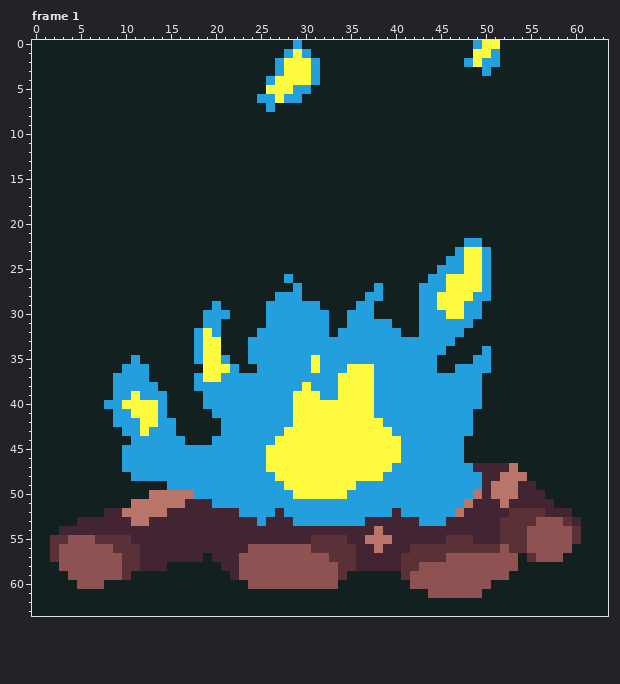
Pixel-art file: Nature/FireAnimation.aseprite. The picture above is the old version.
64x64 pixels, 7 frames. Shown: frame 1. The commit also changed other frames, which this record leaves out.
Once edited:
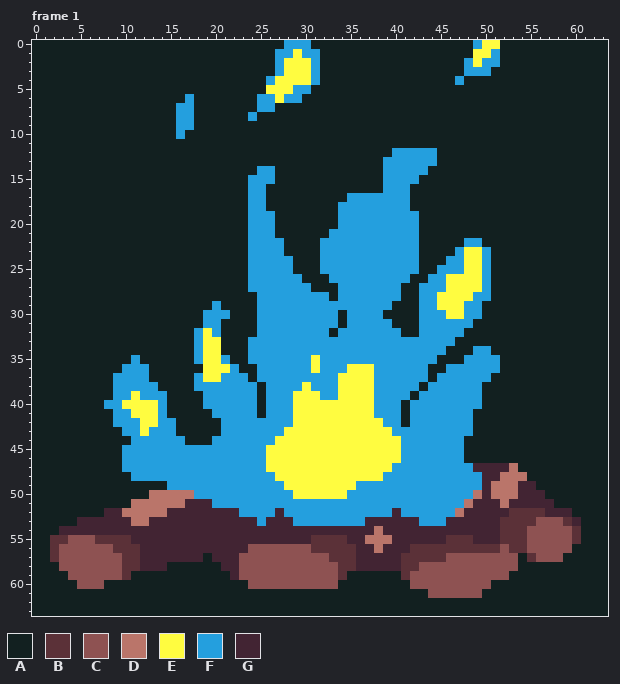
Palette (. is transparent): A #122020  B #5b3138  C #8e5252  D #ba756a  E #fffc40  F #249fde  G #422433
What changed:
Changed rows in their new state; - is an unchanged pixel.
Frame 1, layer "Layer 5":
first column x 16:
 0 ------------F-F---------------------
 1 -----------F---F--------------------
 3 --------------------------------FF--
 4 -------------------------------F----
 6 -F----------------------------------
 7 FF-------F--------------------------
 8 FF------F---------------------------
 9 FF----------------------------------
10 F-----------------------------------
12 ------------------------FFFFF-------
13 -----------------------FFFFFF-------
14 ---------FF------------FFFFF--------
15 --------FFF------------FFFF---------
16 --------FF-------------FFF----------
17 --------FF---------FFFFFFF----------
18 --------FF--------FFFFFFFF----------
19 --------FFF-------FFFFFFFFF---------
20 --------FFF-------FFFFFFFFF---------
21 --------FFF------FFFFFFFFFF---------
22 --------FFFF----FFFFFFFFFFF---------
23 --------FFFF----FFFFFFFFFFF---------
24 --------FFFFF---FFFFFFFFFFF---------
25 --------FFFFF---FFFFFFFFFFF---------
26 --------FFFF-F---FFFFFFFFF----------
27 --------FFFFF-F---FFFF-FF-----------
28 ---------FF---FFF-FFF--FF-----------
29 ---------F------FFFF--FF------------
30 ---------F-------F----F-------------
31 ---------F-------F------------------
34 ---------------------------------F--
35 --------------------------------F--F
36 ----------------------------A-F----F
37 --------A-------------------A-----F-
38 ---------A-----------------A--------
39 ---------A----------------A---------
40 ---------A---------------A----------
41 ---------A---------------A----------
42 -------------------------A----------
Where, in picture pixels (left, top, right, bottom), the same in both pictures:
changed: (275, 40, 320, 58)
changed: (455, 67, 482, 85)
changed: (176, 94, 194, 139)
changed: (248, 103, 266, 121)
changed: (248, 148, 437, 328)
changed: (401, 346, 500, 427)
changed: (248, 373, 266, 418)
